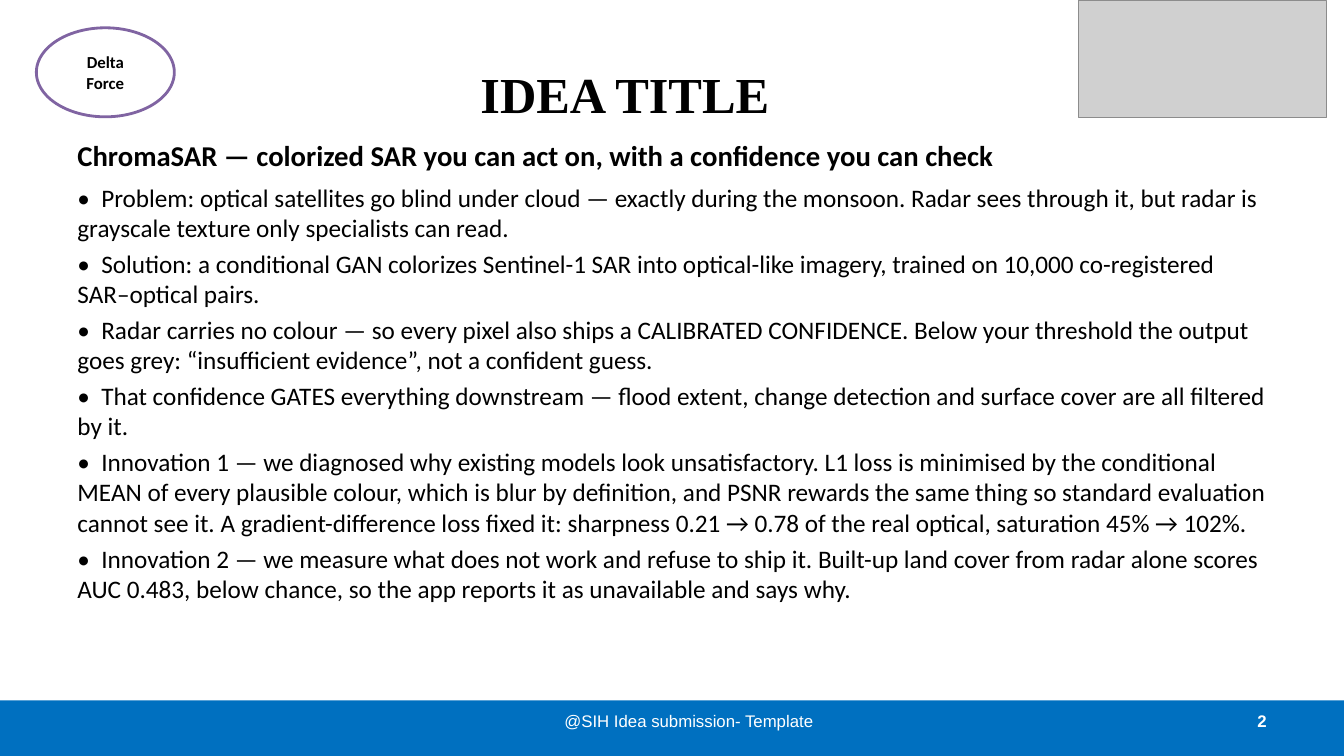
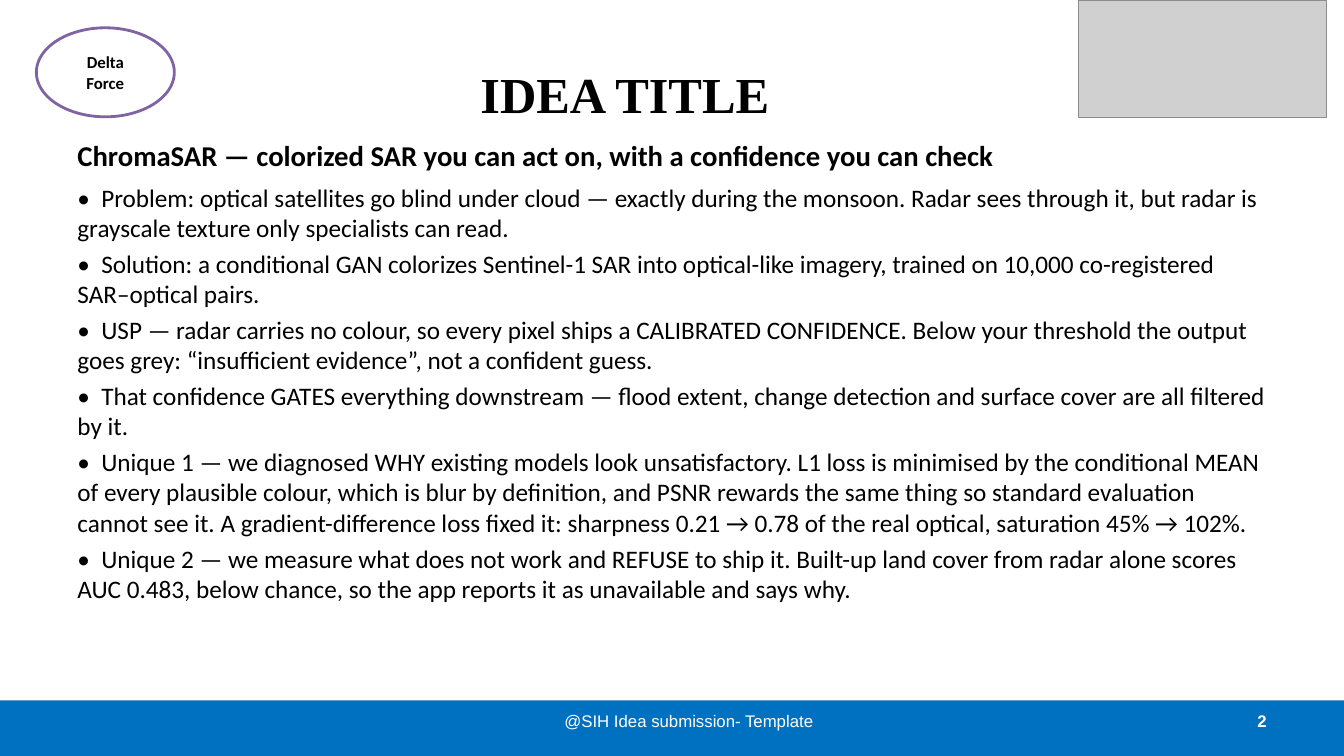
Before and after one commit to AKSAATHWIK/chromasar, a slide deck: slide 2 of SIH2026-DeltaForce-SIH1733-IDEA-SUBMISSION.pptx. Drawn at 1344x756 pixels with LibreOffice and Linux fonts; fonts in the diff are those of the drawing; grey boxes stand for pictures. Boxes give left, top, right and bottom in pixels: in the first picture for what was removed or moved away, otherwise in the second. Text is boxed around its words. In the diff, an @@ line names an element or a change of style, - is before the commit and + after.

```diff
--- a/SIH2026-DeltaForce-SIH1733-IDEA-SUBMISSION.pptx
+++ b/SIH2026-DeltaForce-SIH1733-IDEA-SUBMISSION.pptx
@@ text at [77, 321, 1247, 374]: text changed @@
-• Radar carries no colour — so every pixel also ships a CALIBRATED CONFIDENCE. Below your threshold the output goes grey: “insufficient evidence”, not a confident guess.
+• USP — radar carries no colour, so every pixel ships a CALIBRATED CONFIDENCE. Below your threshold the output goes grey: “insufficient evidence”, not a confident guess.
@@ text at [77, 453, 1259, 602]: text changed @@
-• Innovation 1 — we diagnosed why existing models look unsatisfactory. L1 loss is minimised by the conditional MEAN of every plausible colour, which is blur by definition, and PSNR rewards the same thing so standard evaluation cannot see it. A gradient-difference loss fixed it: sharpness 0.21 → 0.78 of the real optical, saturation 45% → 102%.
-• Innovation 2 — we measure what does not work and refuse to ship it. Built-up land cover from radar alone scores AUC 0.483, below chance, so the app reports it as unavailable and says why.
+• Unique 1 — we diagnosed WHY existing models look unsatisfactory. L1 loss is minimised by the conditional MEAN of every plausible colour, which is blur by definition, and PSNR rewards the same thing so standard evaluation cannot see it. A gradient-difference loss fixed it: sharpness 0.21 → 0.78 of the real optical, saturation 45% → 102%.
+• Unique 2 — we measure what does not work and REFUSE to ship it. Built-up land cover from radar alone scores AUC 0.483, below chance, so the app reports it as unavailable and says why.
```
Also in this commit, not shown: 5 other files.
